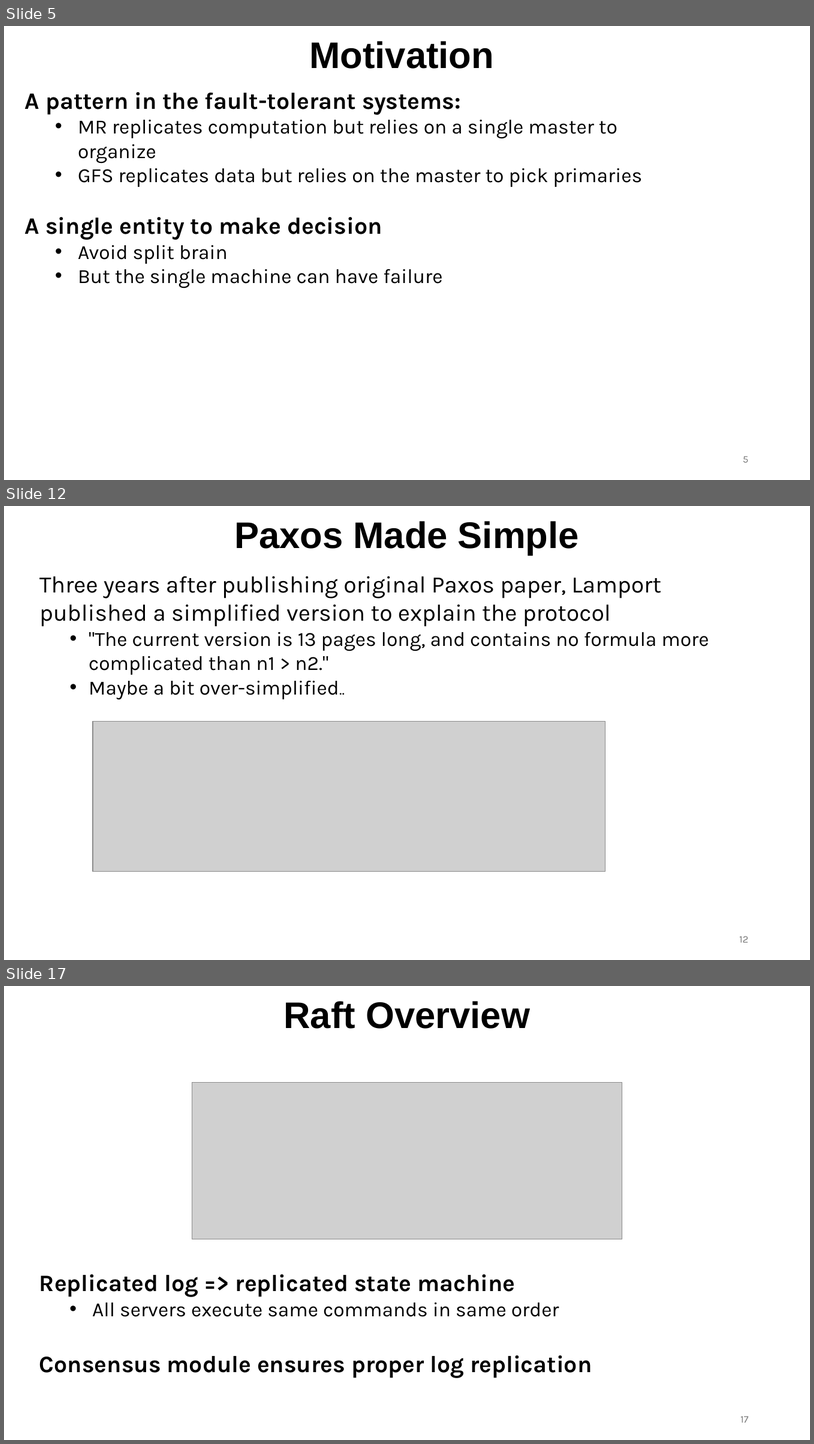
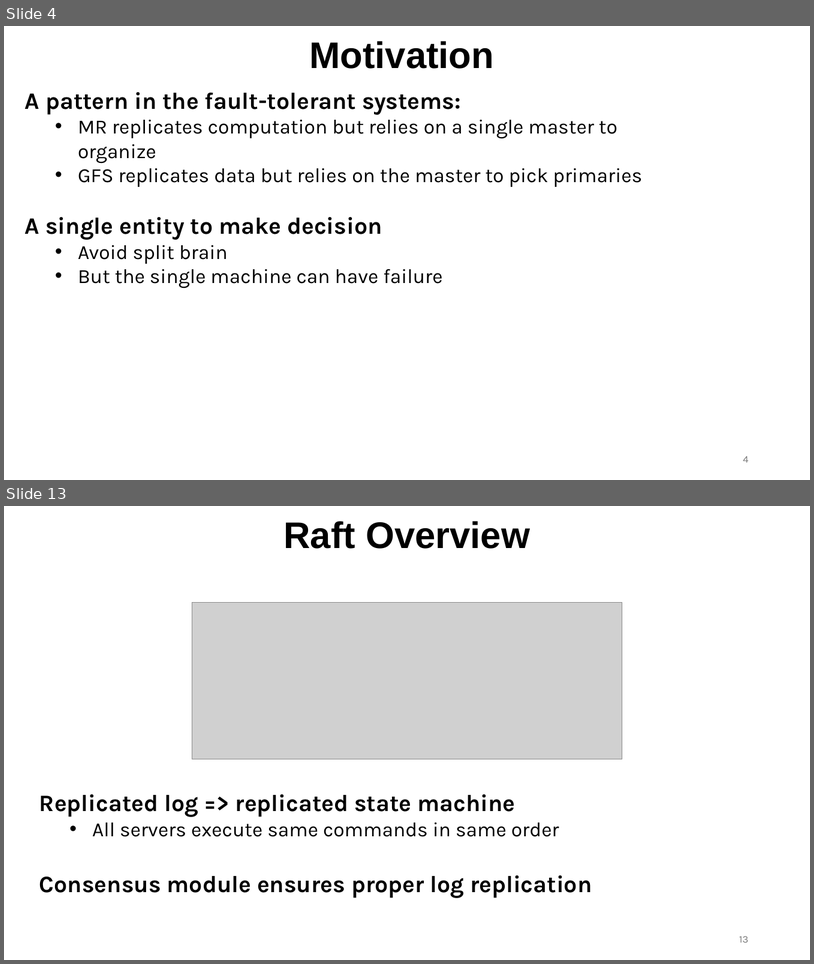
Before and after one commit to ec528/ec528.github.io, a slide deck: slides/fall26/6-raft-1.pptx. Shown one above the other, each under a label of ours: slides 5, 12 and 17 before the commit, slides 4 and 13 after it; the slides between them are not shown. The pictures are 814x1444 and 814x964 pixels, drawn with LibreOffice and Linux fonts; fonts in the diff are those of the drawing; grey boxes stand for pictures. Boxes give left, top, right and bottom in pixels: in the first picture for what was removed or moved away, otherwise in the second. Text is boxed around its words. In the diff, an @@ line names an element or a change of style, - is before the commit and + after.

```diff
--- a/slides/fall26/6-raft-1.pptx
+++ b/slides/fall26/6-raft-1.pptx
@@ slide 12 removed at bbox=[4, 506, 810, 960], background #FFFFFF @@
@@ title removed at bbox=[234, 521, 579, 555] @@
-Paxos Made Simple
@@ text removed at bbox=[39, 576, 709, 699] @@
-Three years after publishing original Paxos paper, Lamport published a simplified version to explain the protocol
-  • "The current version is 13 pages long, and contains no formula more complicated than n1 > n2."
-  • Maybe a bit over-simplified..
@@ picture removed at bbox=[93, 721, 606, 871] @@
@@ page number removed at bbox=[740, 936, 749, 942] @@
-12
@@ what was slide 5 is now slide 4 @@
@@ page number at bbox=[743, 456, 749, 462]: text changed @@
-5
+4
@@ what was slide 17 is now slide 13 @@
@@ page number at bbox=[740, 936, 749, 942]: text changed @@
-17
+13
```
Also in this commit, not shown: 11 slides changed, 6 slides added, 8 other slides removed.
